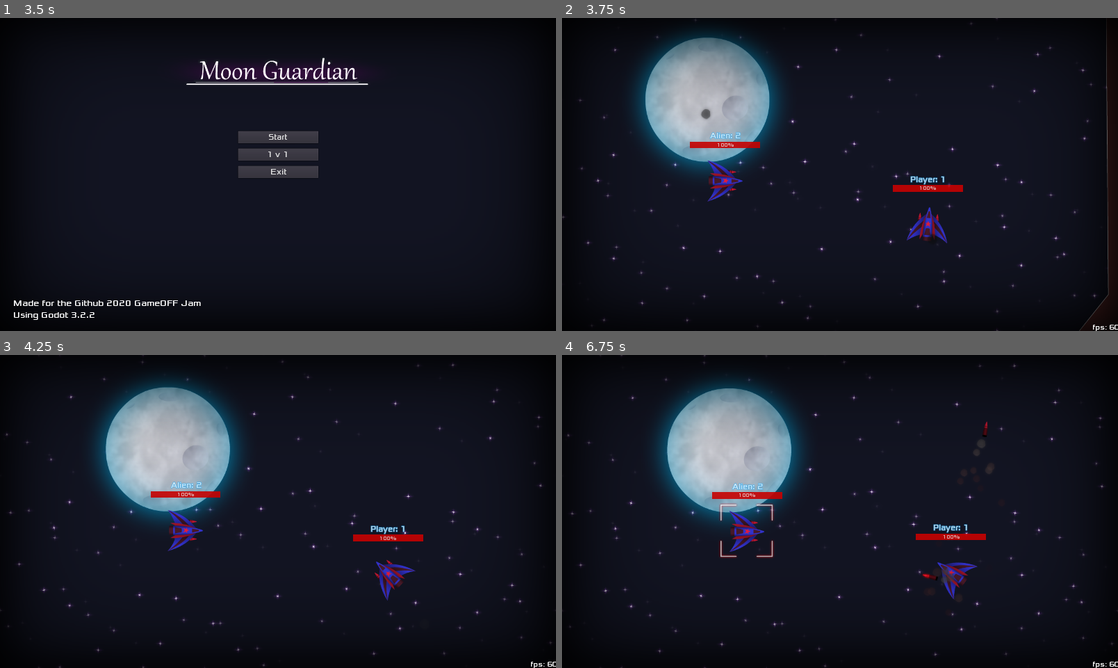
Above: before the commit, frames 1-4 (two rows, left to right).
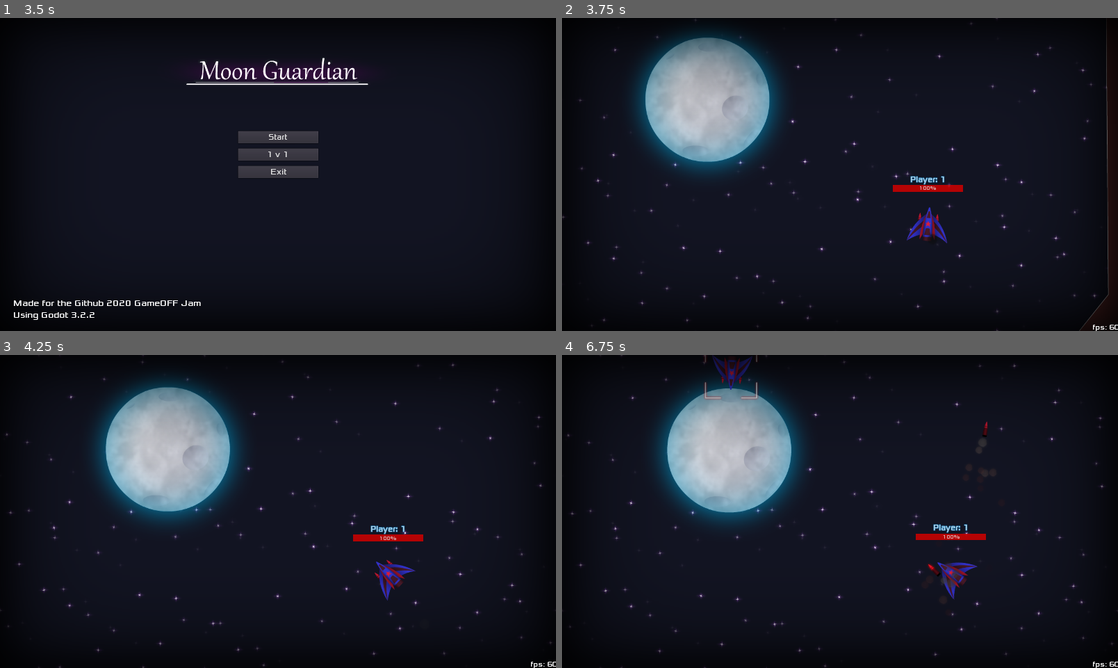
Above: after the commit, the same moments.

Repository: Najim-SD/Moon-Guardian
Game: Godot game, scene res://Scenes/Intro.tscn
The game is run twice, just before and just after one commit, with the same random seed, the same clock (stepped at 60 frames per second) and the same inputs.
Inputs (mouse positions are in pixels of both pictures, inside the frame that each line leads up to):
- Up to frame 1 (3.5 s): move the mouse to (400, 158) at 0.52 s; right-click (400, 158) at 0.6 s; tap Space (launch) at 0.8, 1.35, 3.05 s; move the mouse to (166, 190) at 1.27 s; click (166, 190) at 1.55 s; move the mouse to (333, 105) at 2.02 s; click (333, 105) at 2.1 s; right-click (333, 105) at 2.3 s; move the mouse to (250, 237) at 2.77 s; right-click (250, 237) at 2.85 s
- Up to frame 2 (3.75 s): click "Start" at 3.5 s
- Up to frame 3 (4.25 s): no input
- Up to frame 4 (6.75 s): move the mouse to (1006, 558) at 4.27 s; tap Space (launch) at 4.35, 6.05, 6.6 s; click (1006, 558) at 4.55 s; move the mouse to (673, 464) at 5.02 s; click (673, 464) at 5.1 s; right-click (673, 464) at 5.3 s; move the mouse to (867, 511) at 5.77 s; right-click (867, 511) at 5.85 s; move the mouse to (756, 433) at 6.52 s

Frame 1 is identical in both runs. In frame 2, 0.8% of the frame differs, in the area x 23-36%, y 29-59%; in frame 3, 0.7%; in frame 4, 1.6%, in the area x 25-78%, y 0-75%.

Commit message:
bot movement

Diff:
--- a/Scripts/Game.gd
+++ b/Scripts/Game.gd
@@ -34,6 +34,10 @@
 		eShip.controlDevice = 3
 		eShip.maxHealth = 50
 		eShip.health = 50
+		eShip.isBot = true
+		var ls = ["Spaceship", "Moonship"]
+		eShip.target = find_node(ls[randi()%2])
+		eShip.chaseType = randi()%2 + 1
 		enemies.append(eShip)
 		pass
 	pass
--- a/Scripts/Spaceship.gd
+++ b/Scripts/Spaceship.gd
@@ -20,9 +20,12 @@
 var cam = null
 var locks = []
 
+# AI stuff ---------------------------
 export var isBot = false
 var target
-var lockedON = false
+var chaseType = 1
+var chaseMax = int(rand_range(60,60*4))
+var chaseCounter = chaseMax
 
 export var useJoyStick = true
 export var controlDevice = 0
@@ -56,6 +59,45 @@
 func _physics_process(delta):
 	if health <= 0: return
 	# MOVEMENT -----------------------------------------
+	if isBot:
+		botMovement()
+	else:
+		playerMovement()
+	# SHOOTING ---------------------------------------
+	fireCounter = max(fireCounter-1,0)
+
+	if isPressed("fire") and fireCounter == 0:
+		fireCounter = fireRate
+		fire()
+
+	if isJustPressed("launch") and missilesAvailable > 0:
+		launchMissile()
+
+	# Smoke Particles ----------------------------------------
+	var cv:float = (health/maxHealth)
+	$SmokeParticles.emitting = cv <= 0.25
+	$SmokeParticles.process_material.direction = Vector3(direction.x, direction.y, 0).rotated(Vector3(0,0,1), deg2rad(180.0))
+	$SmokeParticles.process_material.spread = int((velocity.x / maxSpeed) * 180) - 180
+
+	velocity = move_and_slide(velocity, Vector2.UP)
+	pass # Physics_Process()
+
+func getDist(pos1:Vector2, pos2:Vector2):
+	return abs(pos1.x - pos2.x) + abs(pos1.y - pos2.y)
+
+
+func vecFriction(vec:Vector2):
+	vec.x = lerp(vec.x, 0, friction)
+	vec.y = lerp(vec.y, 0, friction)
+	return vec
+
+func vectorLerp(vec:Vector2, to:Vector2, f:float):
+	vec.x = lerp(vec.x, to.x, f)
+	vec.y = lerp(vec.y, to.y, f)
+	return vec
+
+
+func playerMovement():
 	if useJoyStick == false:
 		var nd:Vector2 = (get_global_mouse_position() - global_position).normalized()
 		direction = vectorLerp(direction, nd, 0.1)
@@ -80,40 +122,30 @@
 			$JetFlame.speed_scale = 2
 		power = lerp(power, 0, friction)
 		velocity = vecFriction(velocity)
-
-	# LASER SHOOTING ---------------------------------------
-	fireCounter = max(fireCounter-1,0)
-
-	if isPressed("fire") and fireCounter == 0:
-		fireCounter = fireRate
-		fire()
-
-	if isJustPressed("launch") and missilesAvailable > 0:
-		launchMissile()
-
-	# Smoke Particles ----------------------------------------
-	var cv:float = (health/maxHealth)
-	$SmokeParticles.emitting = cv <= 0.25
-	$SmokeParticles.process_material.direction = Vector3(direction.x, direction.y, 0).rotated(Vector3(0,0,1), deg2rad(180.0))
-	$SmokeParticles.process_material.spread = int((velocity.x / maxSpeed) * 180) - 180
-
-	velocity = move_and_slide(velocity, Vector2.UP)
-	pass # Physics_Process()
-
-func getDist(pos1:Vector2, pos2:Vector2):
-	return abs(pos1.x - pos2.x) + abs(pos1.y - pos2.y)
-
-
-func vecFriction(vec:Vector2):
-	vec.x = lerp(vec.x, 0, friction)
-	vec.y = lerp(vec.y, 0, friction)
-	return vec
-
-func vectorLerp(vec:Vector2, to:Vector2, f:float):
-	vec.x = lerp(vec.x, to.x, f)
-	vec.y = lerp(vec.y, to.y, f)
-	return vec
-
+	pass
+
+func botMovement():
+	var isMoving = false
+	if chaseType == 2:
+		isMoving = true
+	elif chaseType == 1:
+		chaseCounter -= 1
+		isMoving = true
+		if chaseCounter == 0:
+			chaseCounter = chaseMax
+			chaseType = randi() % 2
+
+	if isMoving:
+		var nd:Vector2 = (target.global_position - global_position).normalized()
+		direction = vectorLerp(direction, nd, 0.1)
+		rotation = direction.angle()
+
+		power = min(accelration/2 + power, maxSpeed)
+		velocity = vectorLerp(velocity, (direction * power), 0.1)
+		if (chaseType == 1 and chaseCounter == chaseMax - 1) or (chaseType == 2 and not $JetFlame.visible):
+			$JetFlame.play("flameStart")
+			$JetFlame.speed_scale = 1
+			$JetFlame.show()
 
 func isPressed(key:String):
 	if useJoyStick == false:
